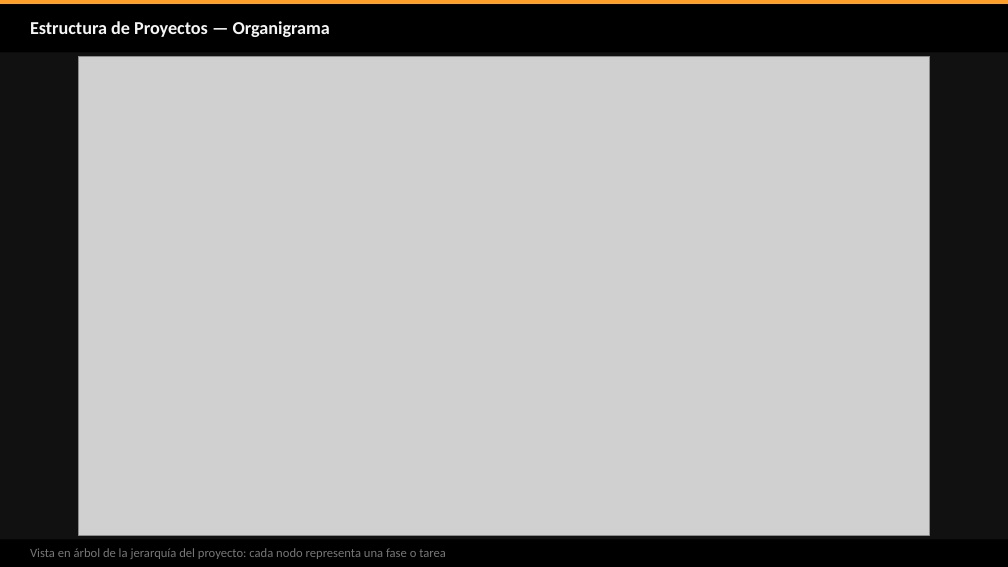
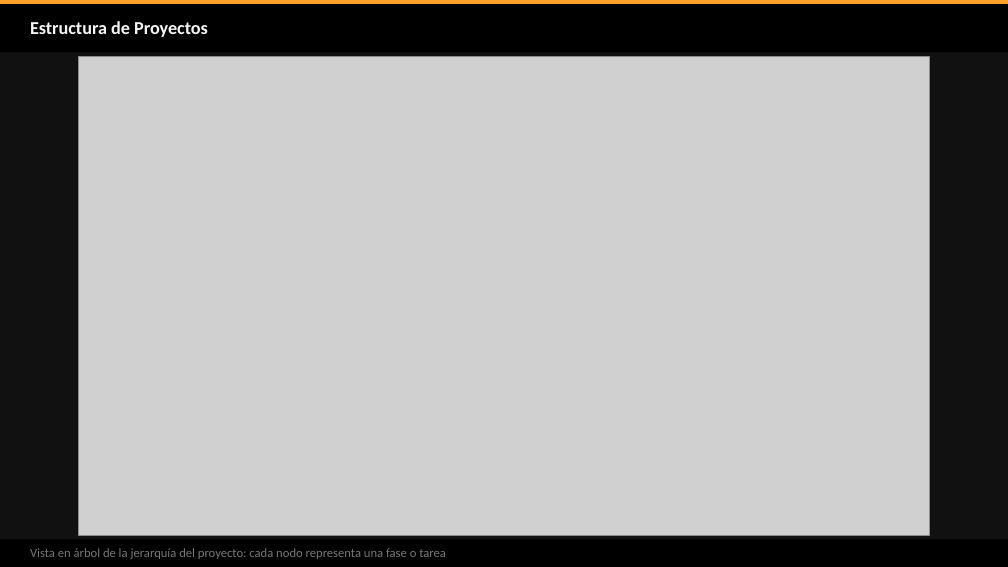
Before and after one commit to ehchavezm-hub/10-cronograma, a slide deck: slide 30 of docs/ECM_Project_Guia_de_Uso.pptx. Drawn at 1008x567 pixels with LibreOffice and Linux fonts; fonts in the diff are those of the drawing; grey boxes stand for pictures. Boxes give left, top, right and bottom in pixels: in the first picture for what was removed or moved away, otherwise in the second. Text is boxed around its words. In the diff, an @@ line names an element or a change of style, - is before the commit and + after.

```diff
--- a/docs/ECM_Project_Guia_de_Uso.pptx
+++ b/docs/ECM_Project_Guia_de_Uso.pptx
@@ text at (30, 21, 208, 37): text changed @@
-Estructura de Proyectos — Organigrama
+Estructura de Proyectos
```
Also in this commit, not shown: 6 other slides changed.
